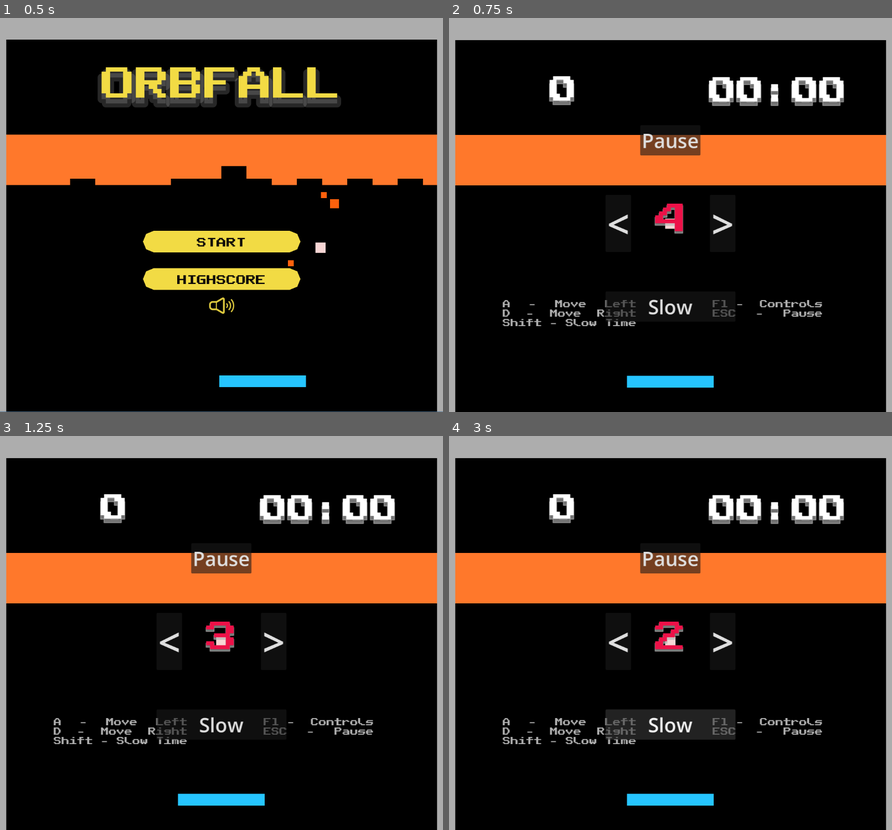
Above: before the commit, frames 1-4 (two rows, left to right).
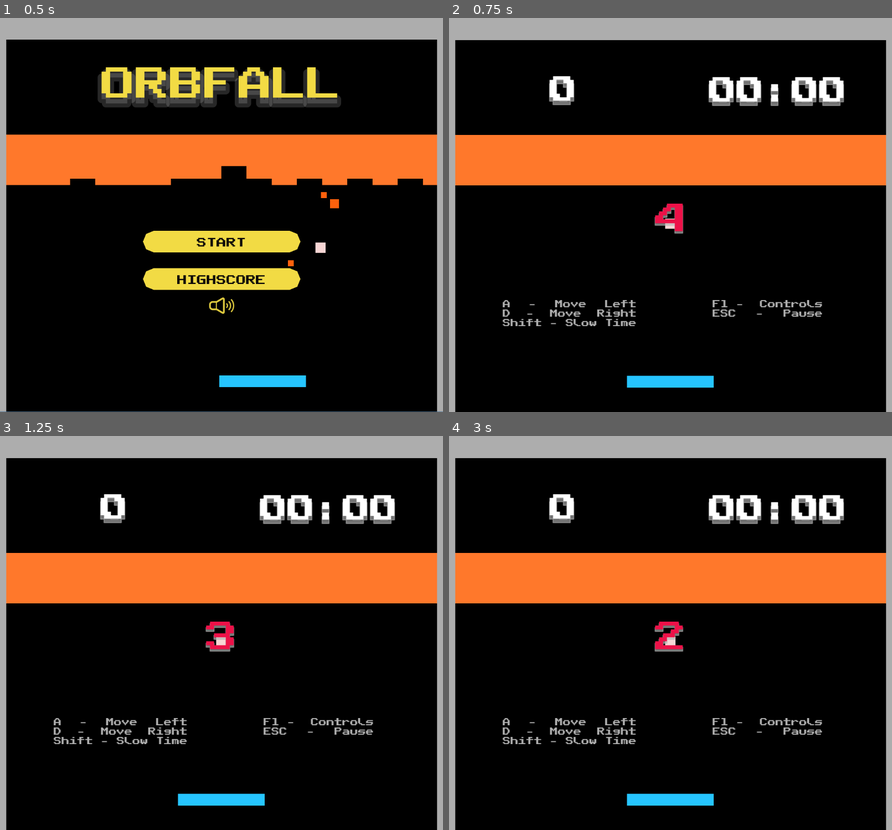
Above: after the commit, the same moments.

Repository: KeiGar/OrbFall
Game: Godot game, scene res://scenes/menus/main_menu_controls.tscn
Same seed, same stepped clock (60 frames per second), same inputs: the game is played once before the commit and once after it.
Inputs (mouse positions are in pixels of both pictures, inside the frame that each line leads up to):
- Up to frame 1 (0.5 s): no input
- Up to frame 2 (0.75 s): click "START" at 0.5 s
- Up to frame 3 (1.25 s): no input
- Up to frame 4 (3 s): click (617, 640) at 1.25 s, where only the run before the commit has a clickable "<"; click (723, 640) at 2 s, where only the run before the commit has a clickable ">"; click (670, 723) at 2.75 s, where only the run before the commit has a clickable "Slow"

Frame 1 is identical in both runs. In frame 2, 1.3% of the frame differs, in the area x 35-65%, y 29-78%; in frame 3, 1.3%; in frame 4, 3.0%.

Commit message:
removed time slow button

Diff:
--- a/scenes/game_assets/game.tscn
+++ b/scenes/game_assets/game.tscn
@@ -173,6 +173,7 @@
 pitch_scale = 0.25
 
 [node name="MobileControlsOverlay" parent="." unique_id=1354855609 instance=ExtResource("9_mq2qo")]
+visible = false
 
 [connection signal="game_start" from="." to="GameTimer" method="_on_game_game_start"]
 [connection signal="pause" from="." to="Menus/PauseMenu" method="_on_game_pause"]
--- a/scenes/menus/mobile_controls_overlay.tscn
+++ b/scenes/menus/mobile_controls_overlay.tscn
@@ -17,18 +17,15 @@
 
 [node name="VBoxContainer" type="VBoxContainer" parent="." unique_id=461654803]
 layout_mode = 1
-anchors_preset = 8
+anchors_preset = 5
 anchor_left = 0.5
-anchor_top = 0.5
 anchor_right = 0.5
-anchor_bottom = 0.5
-offset_left = -165.0
-offset_top = -72.5
-offset_right = 165.0
-offset_bottom = 72.5
+offset_left = -474.5
+offset_top = -349.0
+offset_right = 474.5
+offset_bottom = 646.0
 grow_horizontal = 2
-grow_vertical = 2
-theme_override_constants/separation = 100
+theme_override_constants/separation = 300
 
 [node name="BTN_ESC_KEY" type="Button" parent="VBoxContainer" unique_id=1832321344]
 layout_mode = 2
@@ -43,20 +40,21 @@
 
 [node name="BTN_LEFT_KEY" type="Button" parent="VBoxContainer/ControlKeys" unique_id=82528164]
 layout_mode = 2
-size_flags_horizontal = 4
+size_flags_horizontal = 3
 size_flags_vertical = 4
 theme_override_font_sizes/font_size = 100
 text = "<"
 
 [node name="BTN_RIGHT_KEY" type="Button" parent="VBoxContainer/ControlKeys" unique_id=1252203731]
 layout_mode = 2
-size_flags_horizontal = 4
+size_flags_horizontal = 3
 size_flags_vertical = 4
 theme_override_font_sizes/font_size = 100
 action_mode = 0
 text = ">"
 
 [node name="BTN_SHIFT_KEY" type="Button" parent="VBoxContainer" unique_id=950265210]
+visible = false
 layout_mode = 2
 size_flags_vertical = 4
 theme_override_font_sizes/font_size = 50
--- a/scripts/game_assets/game.gd
+++ b/scripts/game_assets/game.gd
@@ -8,6 +8,7 @@
 @onready var camera: Camera2D = $Camera2D
 @onready var hud_game_controls: Control = $HUDGameControls
 @onready var audio_stream_player: AudioStreamPlayer = $AudioStreamPlayer
+@onready var mobile_controls_overlay: Control = $MobileControlsOverlay
 
 
 signal game_start
@@ -27,6 +28,10 @@
 	game_start.emit()
 	level_scenes.process_mode = Node.PROCESS_MODE_DISABLED
 	camera_original_pos = camera.position
+
+	if DisplayServer.is_touchscreen_available():
+		mobile_controls_overlay.visible = true
+		hud_game_controls.visible = false
 
 func _process(delta: float) -> void:
 	readUserInput_GeneralControls()
@@ -74,12 +79,15 @@
 func unpauseGame() -> void:
 	isGamePaused = false
 	level_scenes.process_mode = Node.PROCESS_MODE_ALWAYS
+	if DisplayServer.is_touchscreen_available():
+		mobile_controls_overlay.visible = true
 	unpause.emit()
 
 func pauseGame() -> void:
 	revertTime()
 	isGamePaused = true
 	level_scenes.process_mode = Node.PROCESS_MODE_DISABLED
+	mobile_controls_overlay.visible = false
 	pause.emit()
 
 func quitGame() -> void:
@@ -108,6 +116,7 @@
 	audio_stream_player.play(0.1)
 	level_scenes.process_mode = Node.PROCESS_MODE_DISABLED
 	game_over_screen.visible = true
+	mobile_controls_overlay.visible = false
 	gameEnded = true
 
 func _on_level_scenes_increment_points(incr: int) -> void:
